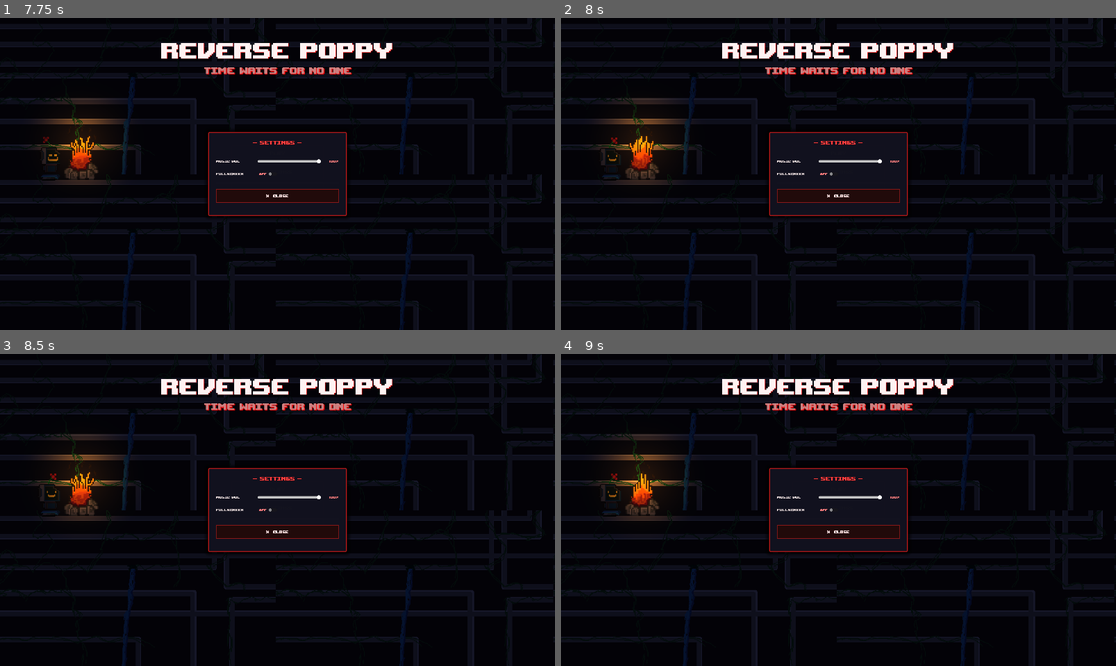
Above: before the commit, frames 1-4 (two rows, left to right).
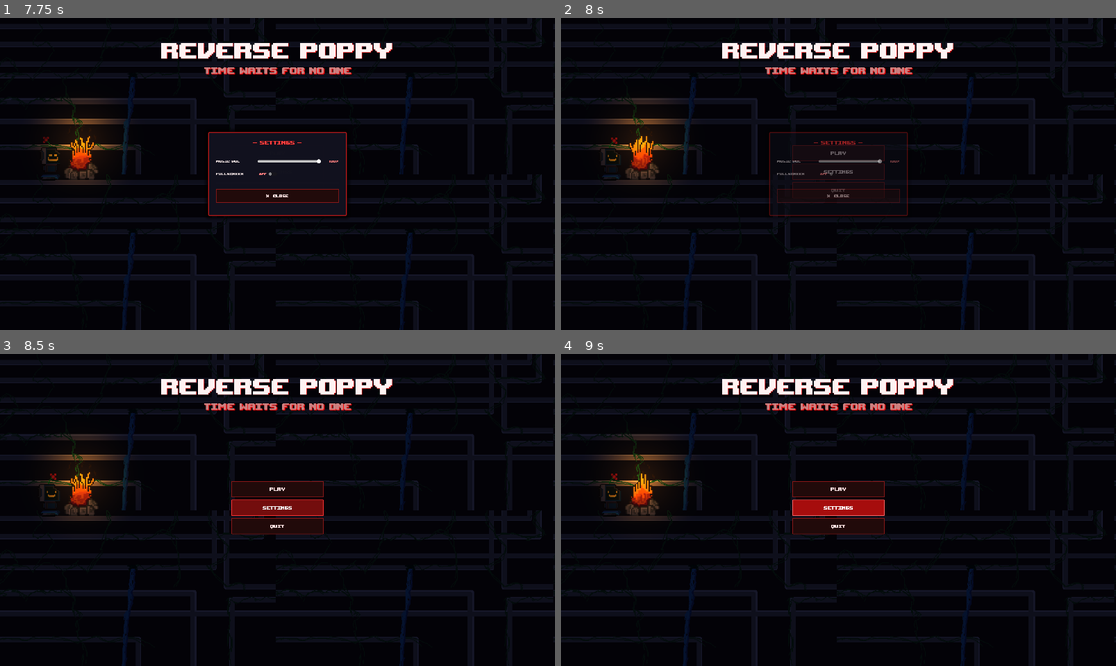
Above: after the commit, the same moments.

Repository: rafiathallah3/Reverse-Poppy
Game: Godot game, scene res://scene/StartMenu.tscn
Same seed, same stepped clock (60 frames per second), same inputs: the game is played once before the commit and once after it. Sound files missing from this copy of the repository are replaced by a short silence.
Inputs (mouse positions are in pixels of both pictures, inside the frame that each line leads up to):
- Up to frame 1 (7.75 s): click "SETTINGS" at 0.5 s; click "PLAY" at 1.25 s; click "PLAY" at 2 s; click "OFF" at 2.75 s; click "ON" at 3.5 s; tap Enter (ui_accept) at 4.25, 4.55 s; move the mouse to (399, 158) at 4.27 s; hold Right (ui_right) 4.28-5 s; hold E (shoot) 4.28-5 s; click (399, 158) at 4.42 s; tap Space (jump) at 4.52, 7.52 s; drag from (166, 189) to (249, 236) at 5.02 s; move the mouse to (333, 105) at 5.77 s; hold Left (ui_left) 5.78-6.5 s; hold Enter (ui_accept) 5.78-6.5 s; tap Y (interact) at 5.85 s; drag from (249, 236) to (111, 127) at 6.52 s; move the mouse to (444, 220) at 7.27 s; hold Right (ui_right) from 7.28 s (still down); hold Enter (ui_accept) from 7.28 s (still down)
- Up to frame 2 (8 s): keep holding Right (ui_right); keep holding Enter (ui_accept); tap Escape (ui_cancel) at 7.9 s
- Up to frame 3 (8.5 s): release Right (ui_right) at 8 s; release Enter (ui_accept) at 8 s; drag from (111, 463) to (194, 432) at 8.02 s
- Up to frame 4 (9 s): move the mouse to (866, 510) at 8.77 s; hold Right (ui_right) from 8.78 s (still down); hold E (shoot) from 8.78 s (still down); click (866, 510) at 8.92 s

Frame 1 is identical in both runs. In frame 2, 0.9% of the frame differs, in the area x 37-63%, y 36-64%; in frame 3, 2.0%; in frame 4, 2.0%.

Commit message:
feat: added controller support and boss\

Diff:
--- a/game_manager.gd
+++ b/game_manager.gd
@@ -103,3 +103,18 @@
 	if glitch_overlay:
 		glitch_overlay.visible = true
 		glitch_overlay.modulate.a = 0.4
+
+func _process(delta: float) -> void:
+	if ui_canvas and ui_canvas.visible and time_slider:
+		var joy_x = 0.0
+		for joy_id in Input.get_connected_joypads():
+			var axis_val = Input.get_joy_axis(joy_id, JOY_AXIS_RIGHT_X)
+			if abs(axis_val) > abs(joy_x):
+				joy_x = axis_val
+
+		if abs(joy_x) > 0.15:
+			is_scrubbing = true
+			var time_range = time_slider.max_value - time_slider.min_value
+			var speed = time_range / 2.0
+			var delta_val = joy_x * speed * delta
+			time_slider.value = clamp(time_slider.value + delta_val, time_slider.min_value, time_slider.max_value)
--- a/scripts/enemy.gd
+++ b/scripts/enemy.gd
@@ -52,6 +52,11 @@
 
 func _physics_process(delta: float) -> void:
 	if is_dead or is_time_reversing or was_revived_in_reverse:
+		velocity = Vector2.ZERO
+		return
+
+	# Freeze during the global Time Reverse phase
+	if _is_reverse_phase():
 		velocity = Vector2.ZERO
 		return
 
@@ -159,7 +164,9 @@
 			revive_label.visible = false
 
 func _on_hurtbox_entered(body: Node2D) -> void:
-	# Never damage player if: dead, awaiting revival, or revived-but-reverse-ongoing
+	# Never damage player if: dead, awaiting revival, revived-but-reverse-ongoing, or in reverse phase
+	if _is_reverse_phase():
+		return
 	if not is_dead and not is_time_reversing and not was_revived_in_reverse:
 		if body.has_method("die"):
 			body.die()
--- a/scripts/enemy_laser.gd
+++ b/scripts/enemy_laser.gd
@@ -103,6 +103,8 @@
 func _on_frame_changed() -> void:
 	if is_dead or is_time_reversing or was_revived_in_reverse:
 		return
+	if _is_reverse_phase():
+		return
 
 	if animated_sprite and animated_sprite.animation == "shoot" and animated_sprite.frame == 3:
 		fire_laser()
@@ -137,7 +139,7 @@
 		end_pos = result.position
 		var hit_collider = result.collider
 		if hit_collider and hit_collider.name.contains("Player"):
-			if hit_collider.has_method("die"):
+			if not _is_reverse_phase() and hit_collider.has_method("die"):
 				hit_collider.die()
 
 	# 2. Draw Premium Laser Beam Visuals
@@ -311,6 +313,9 @@
 			revive_label.visible = false
 
 func _on_hurtbox_entered(body: Node2D) -> void:
+	# Never damage player during the global reverse phase
+	if _is_reverse_phase():
+		return
 	if not is_dead and not is_time_reversing and not was_revived_in_reverse:
 		if body.has_method("die"):
 			body.die()
--- a/scripts/pause_menu.gd
+++ b/scripts/pause_menu.gd
@@ -8,6 +8,8 @@
 var _vol_slider:     HSlider
 var _vol_label:      Label
 var _fs_toggle:      CheckButton
+var _resume_btn:     Button
+var _settings_btn:   Button
 
 # ── Style helpers ─────────────────────────────
 func _make_panel_style(bg: Color, border: Color, radius: int = 12) -> StyleBoxFlat:
@@ -38,12 +40,29 @@
 	btn.add_theme_stylebox_override("normal",  normal)
 	btn.add_theme_stylebox_override("hover",   hover)
 	btn.add_theme_stylebox_override("pressed", hover)
+	btn.add_theme_stylebox_override("focus",   hover)
 	btn.add_theme_color_override("font_color", color)
 	btn.add_theme_font_size_override("font_size", 18)
 	btn.custom_minimum_size = Vector2(216, 44)
 
 # ── Build UI ──────────────────────────────────
 func _ready() -> void:
+	# Ensure controller inputs are mapped to standard UI actions
+	_add_joypad_button_to_action("ui_up", JOY_BUTTON_DPAD_UP)
+	_add_joypad_motion_to_action("ui_up", JOY_AXIS_LEFT_Y, -1.0)
+
+	_add_joypad_button_to_action("ui_down", JOY_BUTTON_DPAD_DOWN)
+	_add_joypad_motion_to_action("ui_down", JOY_AXIS_LEFT_Y, 1.0)
+
+	_add_joypad_button_to_action("ui_left", JOY_BUTTON_DPAD_LEFT)
+	_add_joypad_motion_to_action("ui_left", JOY_AXIS_LEFT_X, -1.0)
+
+	_add_joypad_button_to_action("ui_right", JOY_BUTTON_DPAD_RIGHT)
+	_add_joypad_motion_to_action("ui_right", JOY_AXIS_LEFT_X, 1.0)
+
+	_add_joypad_button_to_action("ui_accept", JOY_BUTTON_A)
+	_add_joypad_button_to_action("ui_cancel", JOY_BUTTON_B)
+
 	process_mode = PROCESS_MODE_ALWAYS
 	layer = 100
 	_build_ui()
@@ -94,17 +113,17 @@
 	vbox.add_child(sep)
 
 	# Buttons
-	var resume_btn := Button.new()
-	resume_btn.text = "▶  Resume"
-	_style_button(resume_btn)
-	resume_btn.pressed.connect(_on_resume_pressed)
-	vbox.add_child(resume_btn)
-
-	var settings_btn := Button.new()
-	settings_btn.text = "⚙  Settings"
-	_style_button(settings_btn)
-	settings_btn.pressed.connect(_on_settings_pressed)
-	vbox.add_child(settings_btn)
+	_resume_btn = Button.new()
+	_resume_btn.text = "▶  Resume"
+	_style_button(_resume_btn)
+	_resume_btn.pressed.connect(_on_resume_pressed)
+	vbox.add_child(_resume_btn)
+
+	_settings_btn = Button.new()
+	_settings_btn.text = "⚙  Settings"
+	_style_button(_settings_btn)
+	_settings_btn.pressed.connect(_on_settings_pressed)
+	vbox.add_child(_settings_btn)
 
 	var restart_btn := Button.new()
 	restart_btn.text = "↺  Restart"
@@ -198,10 +217,23 @@
 	back_btn.text = "← Back"
 	back_btn.add_theme_font_size_override("font_size", 14)
 	back_btn.add_theme_stylebox_override("normal", _make_btn_style(Color(0.1,0.1,0.18,0.9), Color(0,0.78,1,0.45)))
-	back_btn.add_theme_stylebox_override("hover",  _make_btn_style(Color(0.15,0.45,0.7,0.95), Color(0,0.9,1,0.9)))
+	var bh := _make_btn_style(Color(0.15,0.45,0.7,0.95), Color(0,0.9,1,0.9))
+	back_btn.add_theme_stylebox_override("hover",  bh)
+	back_btn.add_theme_stylebox_override("focus",  bh)
 	back_btn.custom_minimum_size = Vector2(0, 36)
 	back_btn.pressed.connect(_on_close_settings_pressed)
 	svbox.add_child(back_btn)
+
+	if _fs_toggle:
+		var fh := _make_btn_style(Color(0.15,0.45,0.7,0.95), Color(0,0.9,1,0.9))
+		_fs_toggle.add_theme_stylebox_override("focus", fh)
+
+	# Set focus neighbors for settings elements
+	if _vol_slider and _fs_toggle and back_btn:
+		_vol_slider.focus_neighbor_bottom = _fs_toggle.get_path()
+		_fs_toggle.focus_neighbor_top = _vol_slider.get_path()
+		_fs_toggle.focus_neighbor_bottom = back_btn.get_path()
+		back_btn.focus_neighbor_top = _fs_toggle.get_path()
 
 	# ── Sync initial values ──
 	var current_linear := db_to_linear(AudioServer.get_bus_volume_db(0))
@@ -219,8 +251,22 @@
 # ── Input ─────────────────────────────────────
 func _unhandled_input(event: InputEvent) -> void:
 	if event.is_action_pressed("ui_cancel"):
-		_toggle_pause()
-		get_viewport().set_input_as_handled()
+		if _settings_panel and _settings_panel.visible:
+			get_viewport().set_input_as_handled()
+			_on_close_settings_pressed()
+		else:
+			_toggle_pause()
+			get_viewport().set_input_as_handled()
+
+	# Fallback safety: if they press any UI action but nothing is focused, refocus the menu
+	if event.is_action_pressed("ui_up") or event.is_action_pressed("ui_down") or event.is_action_pressed("ui_left") or event.is_action_pressed("ui_right") or event.is_action_pressed("ui_accept"):
+		if is_paused and get_viewport().gui_get_focus_owner() == null:
+			if _settings_panel and _settings_panel.visible:
+				if _vol_slider:
+					_vol_slider.grab_focus()
+			else:
+				if _resume_btn:
+					_resume_btn.grab_focus()
 
 # ── Pause logic ───────────────────────────────
 func _toggle_pause() -> void:
@@ -242,6 +288,11 @@
 	var player := _get_player()
 	if player and player.has_method("set_paused"):
 		player.set_paused(paused)
+
+	if paused:
+		await get_tree().process_frame
+		if _resume_btn:
+			_resume_btn.grab_focus()
 
 # ── Button callbacks ──────────────────────────
 func _on_resume_pressed() -> void:
@@ -252,11 +303,17 @@
 	_settings_panel.visible    = true
 	var tw := create_tween()
 	tw.tween_property(_settings_panel, "modulate:a", 1.0, 0.18)
+	if _vol_slider:
+		_vol_slider.grab_focus()
 
 func _on_close_settings_pressed() -> void:
 	var tw := create_tween()
 	tw.tween_property(_settings_panel, "modulate:a", 0.0, 0.15)
-	tw.tween_callback(func(): _settings_panel.visible = false)
+	tw.tween_callback(func():
+		_settings_panel.visible = false
+		if _settings_btn:
+			_settings_btn.grab_focus()
+	)
 
 func _on_restart_pressed() -> void:
 	var current_path := get_tree().current_scene.scene_file_path
@@ -302,3 +359,34 @@
 	var p := scene.get_node_or_null("Player")
 	if not p: p = scene.get_node_or_null("Player (Testing)")
 	return p
+
+func _add_joypad_button_to_action(action_name: String, button_index: int) -> void:
+	if not InputMap.has_action(action_name):
+		InputMap.add_action(action_name)
+
+	var already_exists = false
+	for event in InputMap.action_get_events(action_name):
+		if event is InputEventJoypadButton and event.button_index == button_index:
+			already_exists = true
+			break
+
+	if not already_exists:
+		var new_event = InputEventJoypadButton.new()
+		new_event.button_index = button_index
+		InputMap.action_add_event(action_name, new_event)
+
+func _add_joypad_motion_to_action(action_name: String, axis: int, value: float) -> void:
+	if not InputMap.has_action(action_name):
+		InputMap.add_action(action_name)
+
+	var already_exists = false
+	for event in InputMap.action_get_events(action_name):
+		if event is InputEventJoypadMotion and event.axis == axis and sign(event.axis_value) == sign(value):
+			already_exists = true
+			break
+
+	if not already_exists:
+		var new_event = InputEventJoypadMotion.new()
+		new_event.axis = axis
+		new_event.axis_value = value
+		InputMap.action_add_event(action_name, new_event)
--- a/scripts/scene_transition.gd
+++ b/scripts/scene_transition.gd
@@ -10,6 +10,7 @@
 
 var is_reversing: bool = false
 var is_scrubbing: bool = false
+var is_joystick_scrubbing: bool = false
 var is_using_controller: bool = false  # toggled true when a controller input is detected
 var previous_slider_value: float = 0.0
 
@@ -101,7 +102,7 @@
 
 	time_slider = HSlider.new()
 	time_slider.max_value = 5.0
-	time_slider.step = 0.01
+	time_slider.step = 0.001
 	time_slider.visible = false
 	time_slider.value_changed.connect(_on_slider_changed)
 	vbox.add_child(time_slider)
@@ -195,8 +196,25 @@
 	if Input.is_mouse_button_pressed(MOUSE_BUTTON_LEFT) or Input.get_last_mouse_velocity().length() > 0:
 		is_using_controller = false
 
+	# Handle Right Joystick scrubbing during reverse phase
+	if is_reversing and time_slider and time_slider.visible:
+		var joy_x = 0.0
+		for joy_id in Input.get_connected_joypads():
+			var axis_val = Input.get_joy_axis(joy_id, JOY_AXIS_RIGHT_X)
+			if abs(axis_val) > abs(joy_x):
+				joy_x = axis_val
+
+		if abs(joy_x) > 0.15:
+			is_joystick_scrubbing = true
+			var time_range = time_slider.max_value - time_slider.min_value
+			var speed = time_range / 2.0  # Scrub full range in 2 seconds at max deflection
+			var delta_val = joy_x * speed * delta
+			time_slider.value = clamp(time_slider.value + delta_val, time_slider.min_value, time_slider.max_value)
+		else:
+			is_joystick_scrubbing = false
+
 	# Dynamic particle direction reversal based on is_reversing state
-	if not is_scrubbing:
+	if not is_scrubbing and not is_joystick_scrubbing:
 		var current_scene = get_tree().current_scene
 		if current_scene:
 			var bg_particles = current_scene.get_node_or_null("ParticleCanvas/TimeDustParticles")
--- a/scripts/start_menu.gd
+++ b/scripts/start_menu.gd
@@ -9,6 +9,22 @@
 @onready var fullscreen_check: CheckButton = $UI/SettingsPanel/MarginContainer/VBoxContainer/FullscreenRow/FullscreenToggle
 
 func _ready() -> void:
+	# Ensure controller inputs are mapped to standard UI actions
+	_add_joypad_button_to_action("ui_up", JOY_BUTTON_DPAD_UP)
+	_add_joypad_motion_to_action("ui_up", JOY_AXIS_LEFT_Y, -1.0)
+
+	_add_joypad_button_to_action("ui_down", JOY_BUTTON_DPAD_DOWN)
+	_add_joypad_motion_to_action("ui_down", JOY_AXIS_LEFT_Y, 1.0)
+
+	_add_joypad_button_to_action("ui_left", JOY_BUTTON_DPAD_LEFT)
+	_add_joypad_motion_to_action("ui_left", JOY_AXIS_LEFT_X, -1.0)
+
+	_add_joypad_button_to_action("ui_right", JOY_BUTTON_DPAD_RIGHT)
+	_add_joypad_motion_to_action("ui_right", JOY_AXIS_LEFT_X, 1.0)
+
+	_add_joypad_button_to_action("ui_accept", JOY_BUTTON_A)
+	_add_joypad_button_to_action("ui_cancel", JOY_BUTTON_B)
+
 	if get_tree().root.has_node("SceneTransition"):
 		var st = get_node("/root/SceneTransition")
 		st.is_timer_running = false
@@ -49,6 +65,11 @@
 		if hover_style:
 			close_btn.add_theme_stylebox_override("focus", hover_style)
 
+	if fullscreen_check:
+		var hover_style = fullscreen_check.get_theme_stylebox("hover")
+		if hover_style:
+			fullscreen_check.add_theme_stylebox_override("focus", hover_style)
+
 	# Robust focus neighbor configurations for the Settings Panel
 	if volume_slider and fullscreen_check and close_btn:
 		volume_slider.focus_neighbor_bottom = fullscreen_check.get_path()
@@ -56,7 +77,8 @@
 		fullscreen_check.focus_neighbor_bottom = close_btn.get_path()
 		close_btn.focus_neighbor_top = fullscreen_check.get_path()
 
-	# Focus PlayButton initially
+	# Focus PlayButton initially (deferred by one frame to ensure UI is ready)
+	await get_tree().process_frame
 	var play_btn = $UI/VBoxContainer/PlayButton
 	if play_btn:
 		play_btn.grab_focus()
@@ -124,3 +146,51 @@
 	var tween = create_tween()
 	tween.tween_property(transition_overlay, "color", Color(0, 0, 0, 1), 0.8)
 	tween.tween_callback(func(): get_tree().change_scene_to_file(target_scene))
+
+func _unhandled_input(event: InputEvent) -> void:
+	if event.is_action_pressed("ui_cancel"):
+		if settings_panel and settings_panel.visible:
+			get_viewport().set_input_as_handled()
+			_on_close_settings_pressed()
+
+	# Fallback safety: if they press any UI action but nothing is focused, refocus the menu
+	if event.is_action_pressed("ui_up") or event.is_action_pressed("ui_down") or event.is_action_pressed("ui_left") or event.is_action_pressed("ui_right") or event.is_action_pressed("ui_accept"):
+		if get_viewport().gui_get_focus_owner() == null:
+			if settings_panel and settings_panel.visible:
+				if volume_slider:
+					volume_slider.grab_focus()
+			else:
+				var play_btn = $UI/VBoxContainer/PlayButton
+				if play_btn:
+					play_btn.grab_focus()
+
+func _add_joypad_button_to_action(action_name: String, button_index: int) -> void:
+	if not InputMap.has_action(action_name):
+		InputMap.add_action(action_name)
+
+	var already_exists = false
+	for event in InputMap.action_get_events(action_name):
+		if event is InputEventJoypadButton and event.button_index == button_index:
+			already_exists = true
+			break
+
+	if not already_exists:
+		var new_event = InputEventJoypadButton.new()
+		new_event.button_index = button_index
+		InputMap.action_add_event(action_name, new_event)
+
+func _add_joypad_motion_to_action(action_name: String, axis: int, value: float) -> void:
+	if not InputMap.has_action(action_name):
+		InputMap.add_action(action_name)
+
+	var already_exists = false
+	for event in InputMap.action_get_events(action_name):
+		if event is InputEventJoypadMotion and event.axis == axis and sign(event.axis_value) == sign(value):
+			already_exists = true
+			break
+
+	if not already_exists:
+		var new_event = InputEventJoypadMotion.new()
+		new_event.axis = axis
+		new_event.axis_value = value
+		InputMap.action_add_event(action_name, new_event)
Not shown: 1 places in scene/level3.tscn that only renumber resources
